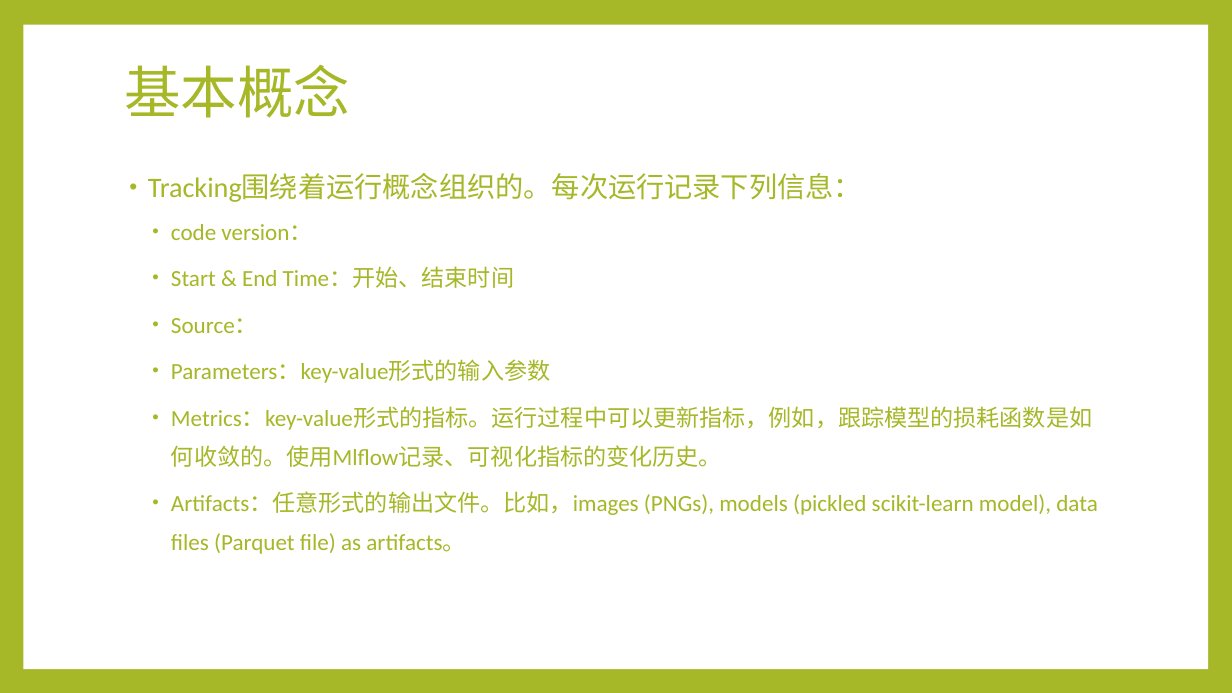
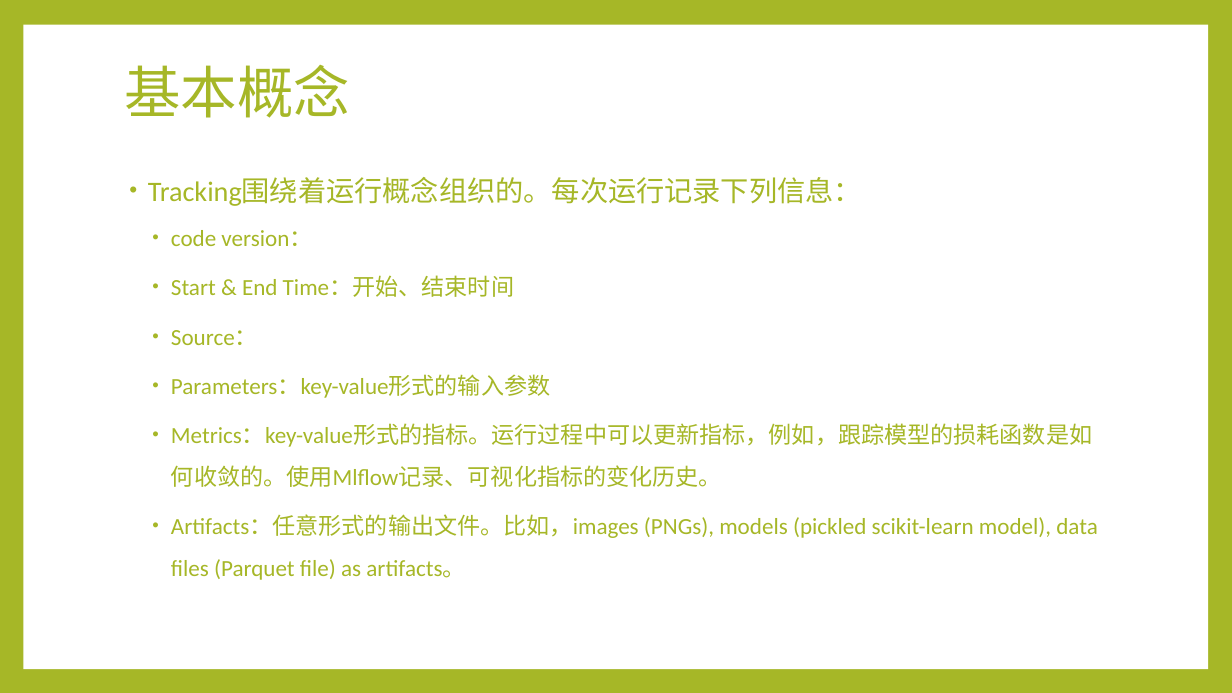
Before and after one commit to Alan-buaa/book, a slide deck: slide 8 of mlflow/MLflowpptx.pptx. Drawn at 1232x693 pixels with LibreOffice and Linux fonts; fonts in the diff are those of the drawing. Boxes give left, top, right and bottom in pixels: in the first picture for what was removed or moved away, otherwise in the second. Text is boxed around its words. In the diff, an @@ line names an element or a change of style, - is before the commit and + after.

Commit message:
add ppt

```diff
--- a/mlflow/MLflowpptx.pptx
+++ b/mlflow/MLflowpptx.pptx
@@ text "Tracking围绕着运行概念组织的。每次运行记录下列信息：" at (148,177,1097,580): line spacing 1.4 to 1.5 @@
```
Also in this commit, not shown: 2 other slides changed, 14 slides added, 1 slide removed.
